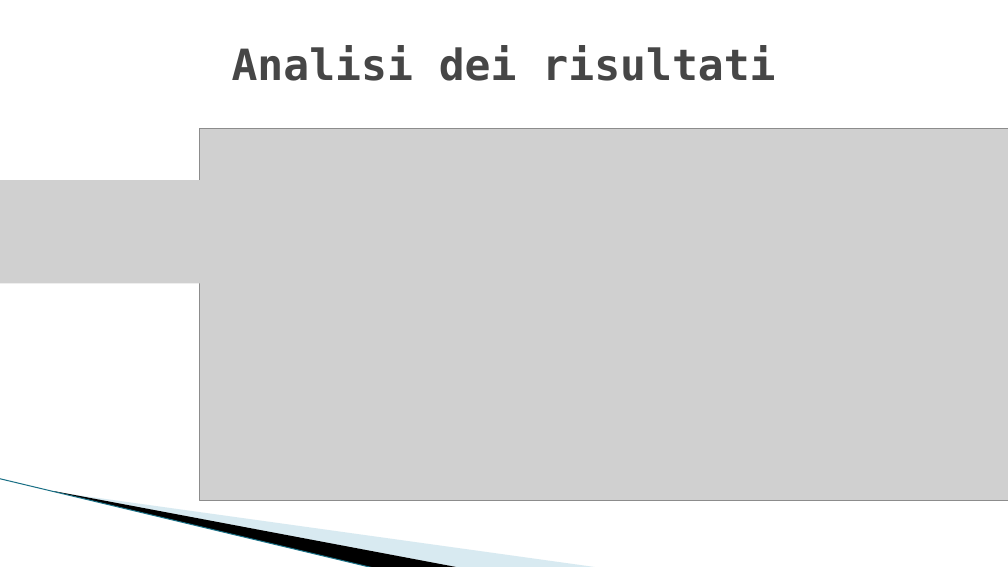
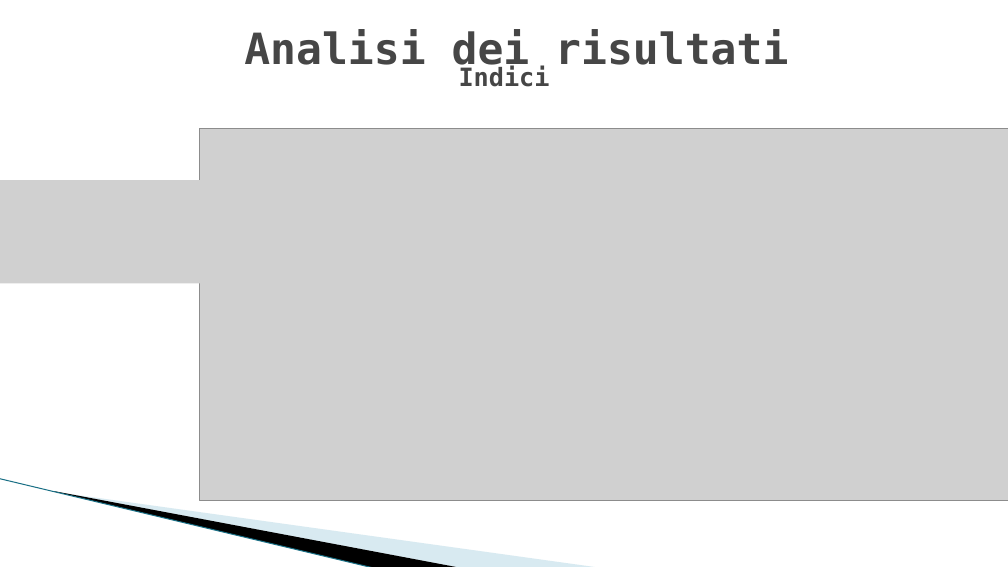
Before and after one commit to fedelux3/Bachelor-Thesis, a slide deck: slide 9 of presentazione.pptx (slide 11 before the commit). Drawn at 1008x567 pixels with LibreOffice and Linux fonts; fonts in the diff are those of the drawing; grey boxes stand for pictures; background and template pictures are left out. Boxes give left, top, right and bottom in pixels: in the first picture for what was removed or moved away, otherwise in the second. Text is boxed around its words. In the diff, an @@ line names an element or a change of style, - is before the commit and + after.

```diff
--- a/presentazione.pptx
+++ b/presentazione.pptx
@@ title "Analisi dei risultati" rewrapped from (232,45,775,81) to (244,30,788,74) @@
@@ text added at (459,65,550,87), 24 pt, text #464646, bold @@
+Indici
```
Also in this commit, not shown: 4 other slides changed, 3 slides removed.
